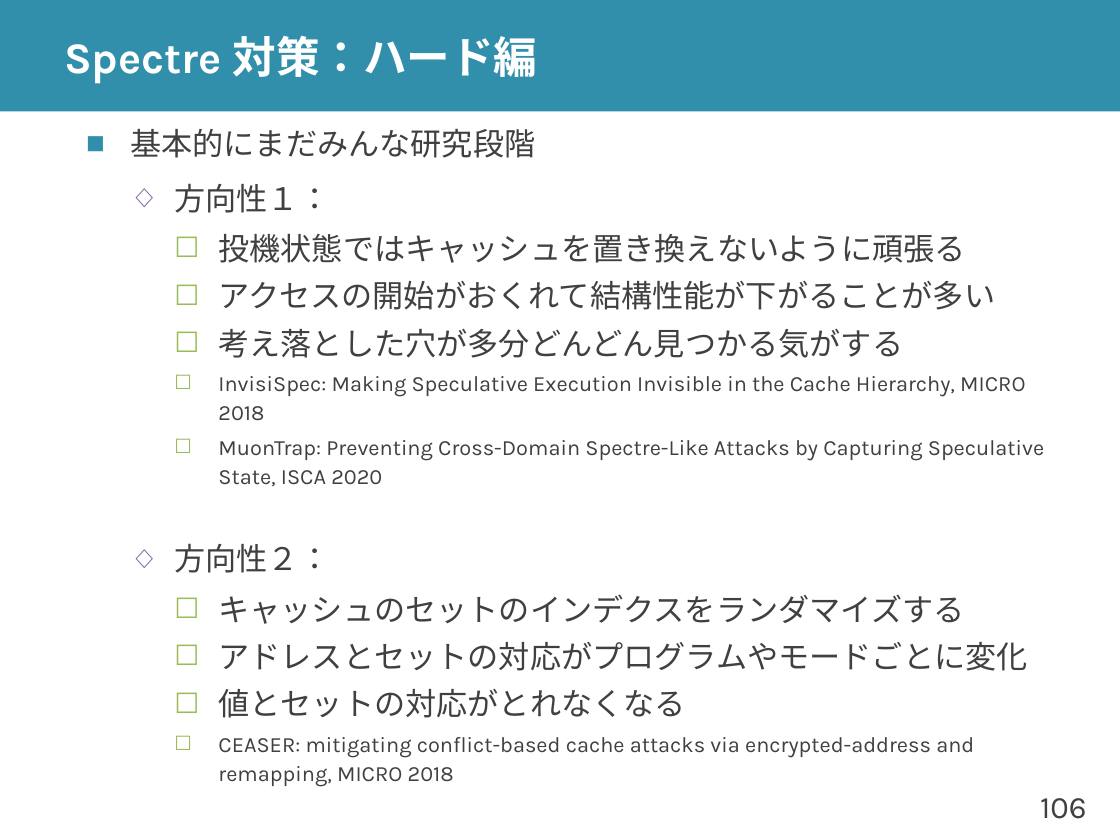
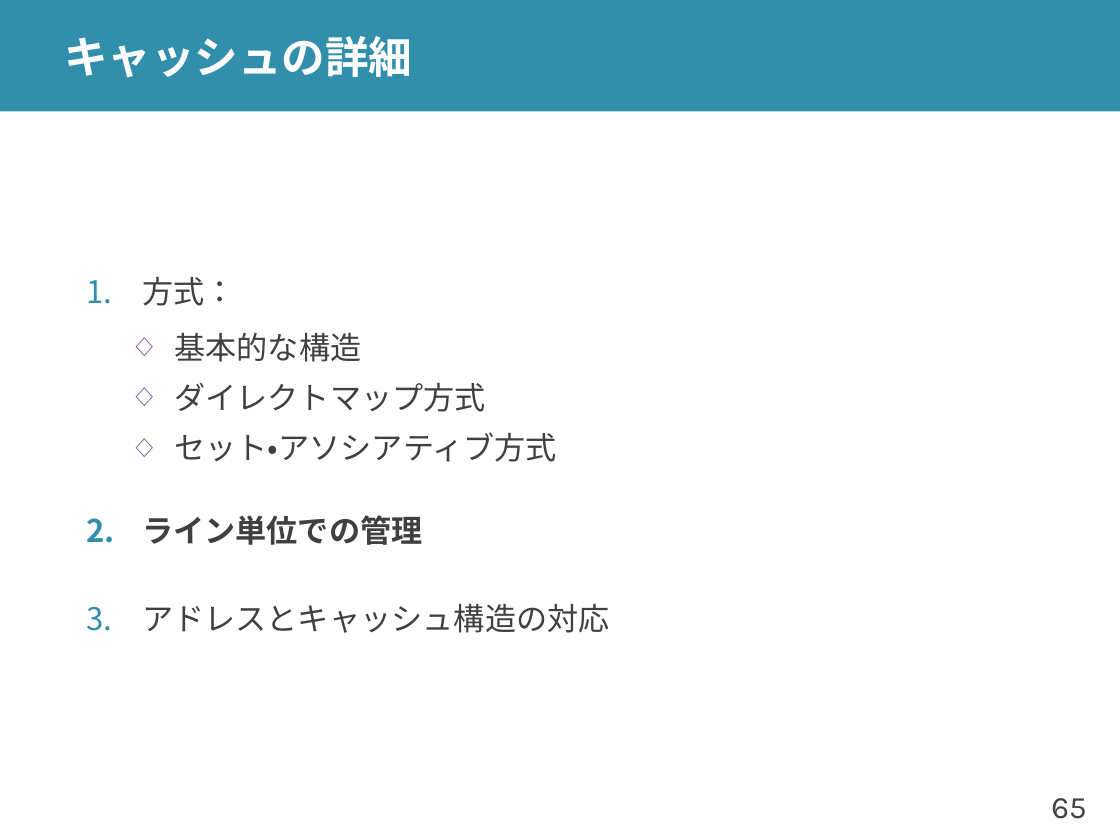
Before and after one commit to shioyadan/advanced-computer-organization, a slide deck: slide 65 of aco-shioya-12.pptx (slide 106 before the commit). Drawn at 1120x840 pixels with LibreOffice and Linux fonts; fonts in the diff are those of the drawing. Boxes give left, top, right and bottom in pixels: in the first picture for what was removed or moved away, otherwise in the second. Text is boxed around its words. In the diff, an @@ line names an element or a change of style, - is before the commit and + after.

```diff
--- a/aco-shioya-12.pptx
+++ b/aco-shioya-12.pptx
@@ title at (64,36,412,78): text changed @@
-Spectre 対策：ハード編
+キャッシュの詳細
@@ text at (142,276,610,633): text changed; size 14 to 20 pt @@
-■ 基本的にまだみんな研究段階
-  ◇ 方向性１：
-    ☐ 投機状態ではキャッシュを置き換えないように頑張る
-    ☐ アクセスの開始がおくれて結構性能が下がることが多い
-    ☐ 考え落とした穴が多分どんどん見つかる気がする
-    ☐ InvisiSpec: Making Speculative Execution Invisible in the Cache Hierarchy, MICRO 2018
-    ☐ MuonTrap: Preventing Cross-Domain Spectre-Like Attacks by Capturing Speculative State, ISCA 2020
-  ◇ 方向性２：
-    ☐ キャッシュのセットのインデクスをランダマイズする
-    ☐ アドレスとセットの対応がプログラムやモードごとに変化
-    ☐ 値とセットの対応がとれなくなる
-    ☐ CEASER: mitigating conflict-based cache attacks via encrypted-address and remapping, MICRO 2018
+1. 方式：
+  ◇ 基本的な構造
+  ◇ ダイレクトマップ方式
+  ◇ セット・アソシアティブ方式
+2. ライン単位での管理
+3. アドレスとキャッシュ構造の対応
@@ page number at (1051,798,1086,819): text changed @@
-106
+65
```
Also in this commit, not shown: 32 other slides changed, 67 slides added, 76 slides removed, 8 other files.
